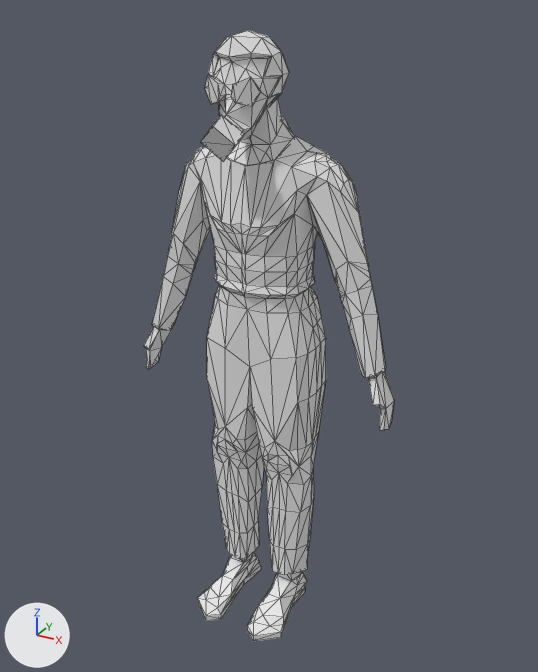
The glTF model characters/friendly_npc/filthy_casual.glb as it was, and as the next commit left it.
One viewpoint serves both versions: a 50 mm camera at (1.8, -3.18, 1.68) aimed at (0.05, 0.02, 0.08). The axes (+X, +Y, +Z) are drawn at lower left. The lights are the same throughout. The first picture is the older version. Mesh edges are drawn as thin lines. Where no turn or scale is listed for an object, it has been applied to the vertices. Vertices at exactly the same position are counted once.
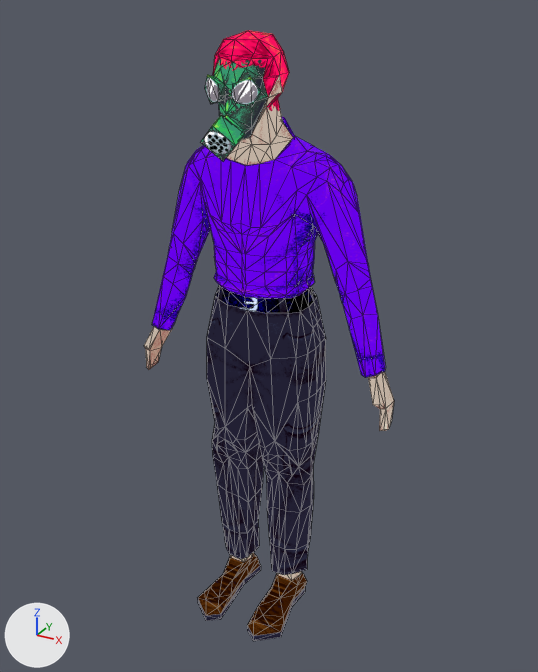
Where the change shows, as pixel boxes [x1, y1, x2, y2] in the pictures (538 x 672 px; the box of a moved part takes in the faces that stretch with it):
part 1 of me_cube_001, moved or reshaped: [195, 30, 341, 228] in both
part 2 of me_cube_001, recoloured (white to purple): [144, 30, 394, 641] in both

The change, as a list of edits to the scene's bpy script:
```text
Add img_basic_npc_textures:
    img_basic_npc_textures = load_image('basic_npc_textures', '_unpacked/basic_npc_textures', 1024, 1024, 'sRGB')
Add mat_material:
    mat_material = bpy.data.materials.new('Material')
    # colours: black #000000
    # uses the picture img_basic_npc_textures
Change me_cube_001:
    used by ob_cube; location = (0.001, 0.036, -1.614)
    remove me_cube_001.from_pydata(...)  # 774 vertices, 1546 faces; spans x -0.76..0.76, y -0.44..0.23, z -0.05..3.2
    add me_cube_001.from_pydata(...)  # 772 vertices, 1540 faces; spans x -0.76..0.76, y -0.44..0.23, z -0.05..3.2
    me_cube_001 part 1
    8 vertices are removed from x -0.18..0.18, y -0.19..-0.13, z 2.64..3.02
    37 faces are deleted
    5 vertices in x -0.15..0.15, y -0.3..-0.19, z 3.1..3.11 move by (0.0, 0.02, 0.0)
    4 vertices in x -0.36..0.35, y -0.01..0.03, z 2.64 move by (0.0, 0.0, 0.01)
    3 vertices in x -0.06..0.05, y -0.04..0.04, z 3.12..3.17 move by (0.0, 0.04, 0.01)
    9 vertices move from x -0.15..0.14, y -0.27..0.06, z 3.02..3.18 to x -0.15..0.14, y -0.25..0.09, z 3.02..3.17
    6 vertices are added at (0.14, -0.14, 2.64), (-0.14, -0.14, 2.64), (-0.15, -0.13, 3.01), (0.15, -0.13, 3.01), (-0.16, -0.14, 3.02), (0.16, -0.14, 3.02)
    33 new faces join them
    me_cube_001 part 2: 1507 faces spanning x -0.76..0.76, y -0.44..0.23, z -0.05..3.2 switch from no material to mat_material
    other edits to the shape of me_cube_001 do not show in these pictures
```
